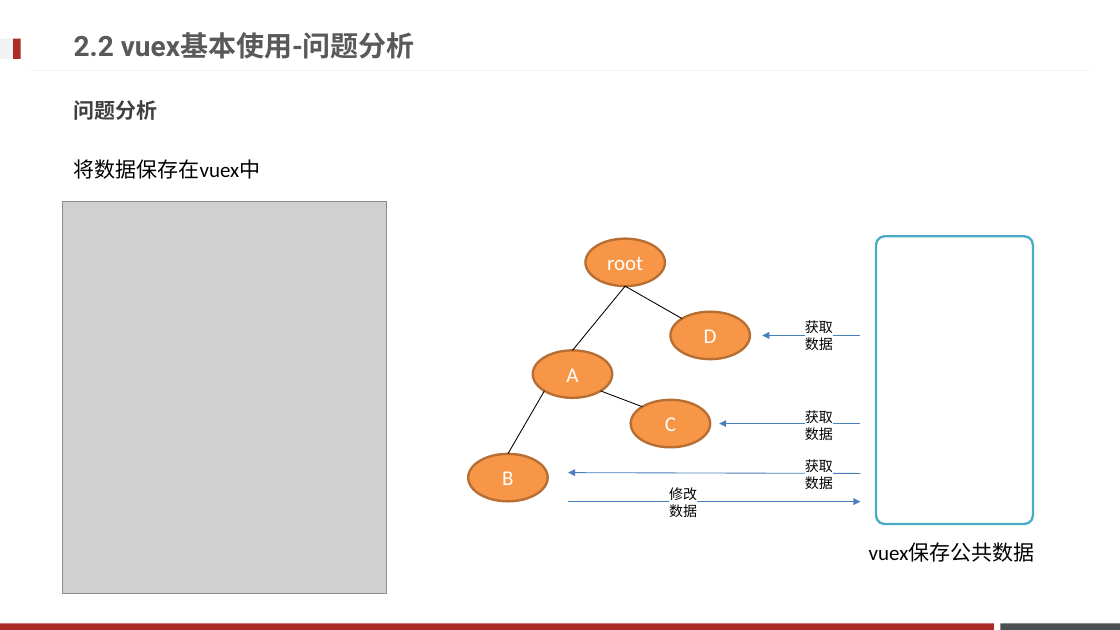
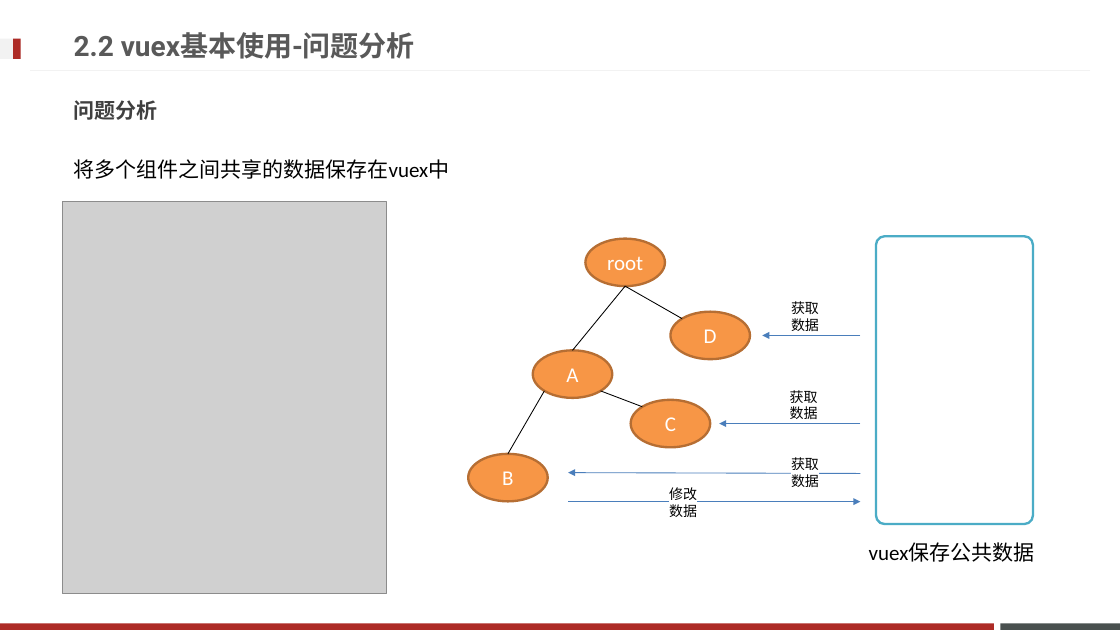
Before and after one commit to fanyouf/hmtt_web, a slide deck: slide 9 of 00ppt/01-用脚手架工具创建项目学习Vuex的使用.pptx. Drawn at 1120x630 pixels with LibreOffice and Linux fonts; fonts in the diff are those of the drawing; grey boxes stand for pictures; background and template pictures are left out. Boxes give left, top, right and bottom in pixels: in the first picture for what was removed or moved away, otherwise in the second. Text is boxed around its words. In the diff, an @@ line names an element or a change of style, - is before the commit and + after.

Commit message:
定义并使用公共数据

```diff
--- a/00ppt/01-用脚手架工具创建项目学习Vuex的使用.pptx
+++ b/00ppt/01-用脚手架工具创建项目学习Vuex的使用.pptx
@@ text at [74, 159, 450, 179]: text changed @@
-将数据保存在vuex中
+将多个组件之间共享的数据保存在vuex中
@@ text "获取数据": place and size @@
-text "获取数据" at [805, 320, 833, 350]
+text "获取数据" at [791, 301, 819, 331]
@@ text "获取数据": place and size @@
-text "获取数据" at [805, 410, 833, 440]
+text "获取数据" at [790, 390, 818, 419]
@@ text "获取数据": place and size @@
-text "获取数据" at [805, 459, 833, 489]
+text "获取数据" at [791, 457, 819, 487]
```
Also in this commit, not shown: 5 other slides changed, 18 other files.
